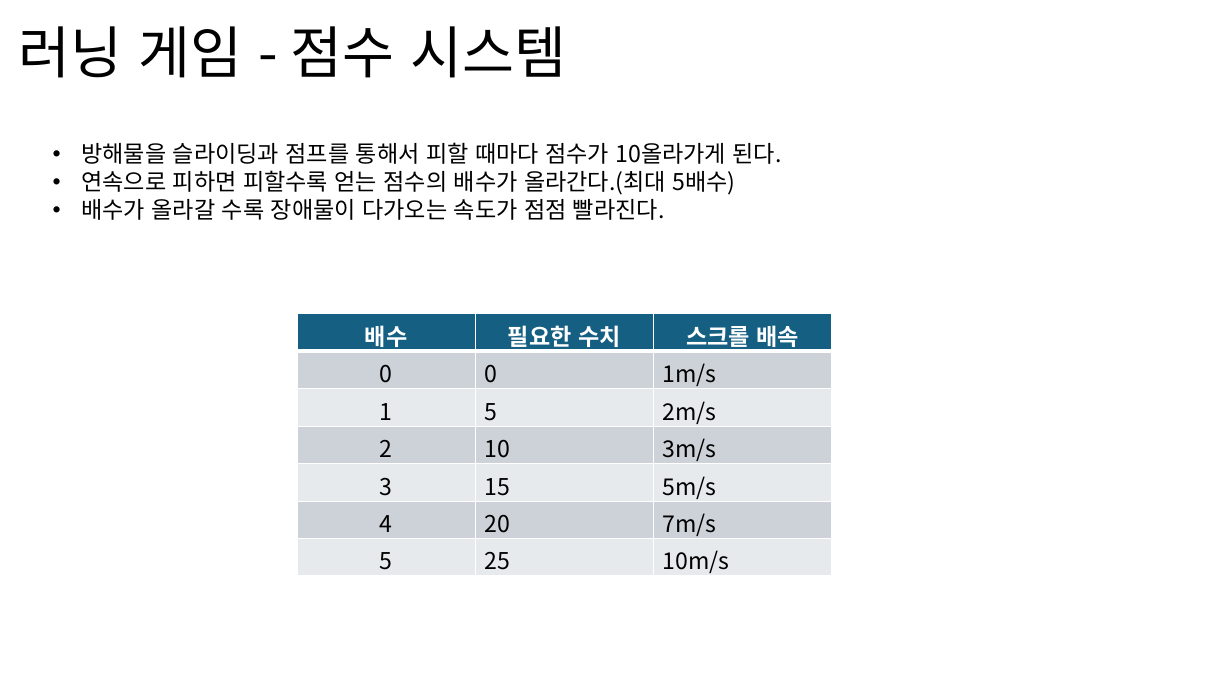
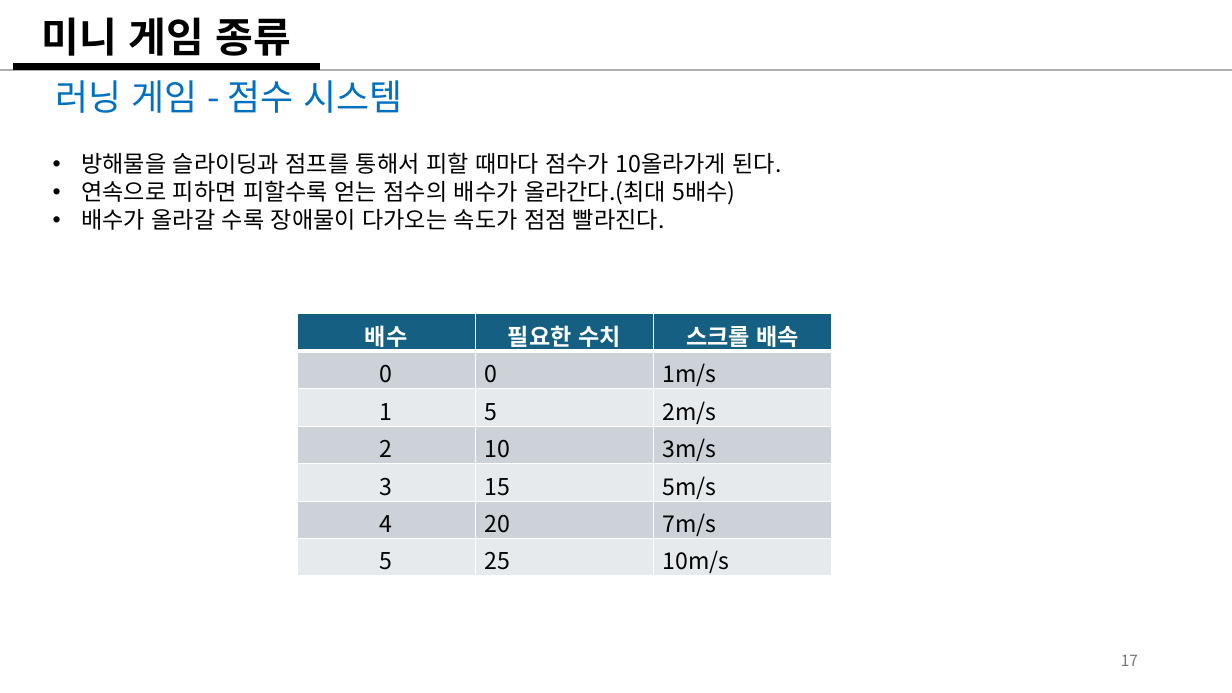
Before and after one commit to weariness00/Mandle_10Minute_Game, a slide deck: slide 17 of document/Please Leave me alone!.pptx (slide 16 before the commit). Drawn at 1232x693 pixels with LibreOffice and Linux fonts; fonts in the diff are those of the drawing. Boxes give left, top, right and bottom in pixels: in the first picture for what was removed or moved away, otherwise in the second. Text is boxed around its words. In the diff, an @@ line names an element or a change of style, - is before the commit and + after.

```diff
--- a/document/Please Leave me alone!.pptx
+++ b/document/Please Leave me alone!.pptx
@@ title added at (41,17,292,56), 32 pt, text #000000, bold @@
+미니 게임 종류
@@ line added from (0, 70) to (1232, 70), #AEAEAE 1.5 pt @@
@@ line added from (13, 67) to (320, 67), #000000 6 pt @@
@@ text "러닝 게임 - 점수 시스템": place and size @@
-text "러닝 게임 - 점수 시스템" at (19,26,566,78)
+text "러닝 게임 - 점수 시스템" at (55,80,403,113)
@@ text "러닝 게임 - 점수 시스템" at (55,80,403,113): size 44 to 28 pt, text colour #000000 to #0070C0; line spacing 0.9 to 1; vertical alignment middle to top @@
@@ text "방해물을 슬라이딩과 점프를 통해서 피할 ...": place and size @@
-text "방해물을 슬라이딩과 점프를 통해서 피할 ..." at (81,142,782,220)
+text "방해물을 슬라이딩과 점프를 통해서 피할 ..." at (81,152,782,230)
@@ page number added at (1121,655,1138,666), 12 pt, text #797979 @@
+17
```
Also in this commit, not shown: 17 other slides changed, 2 slides added, 2 slides removed.
